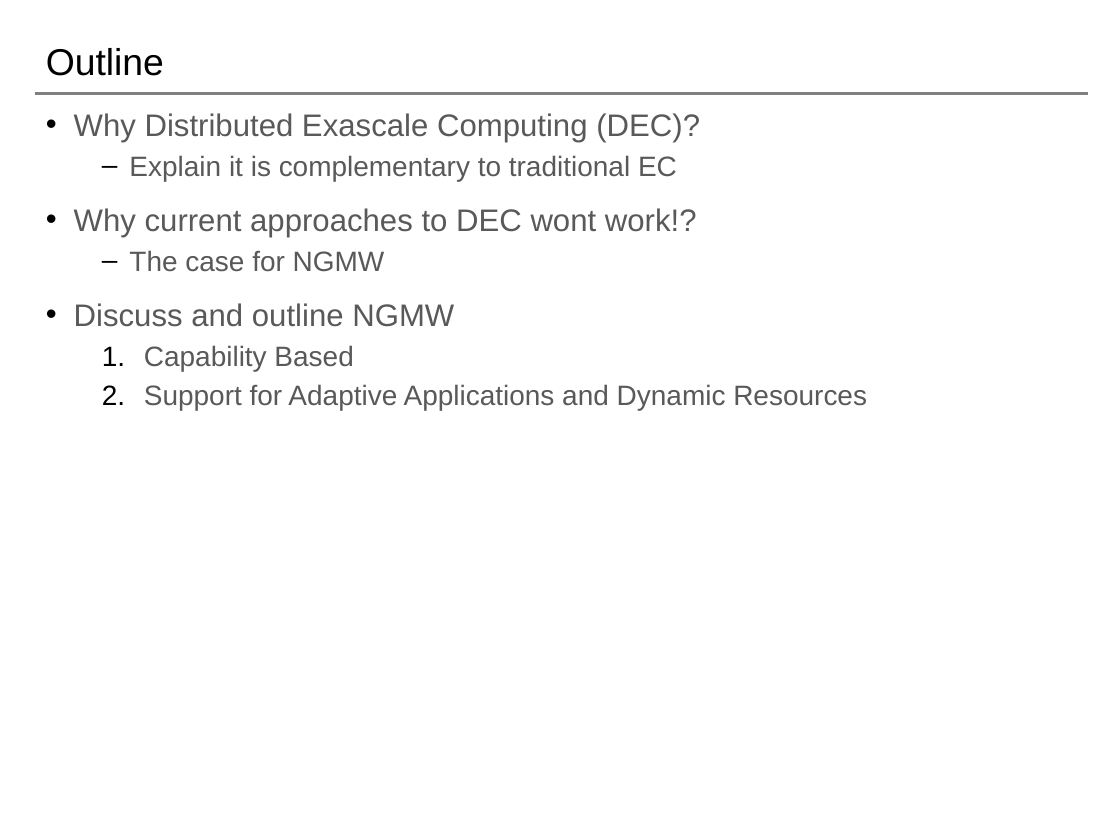
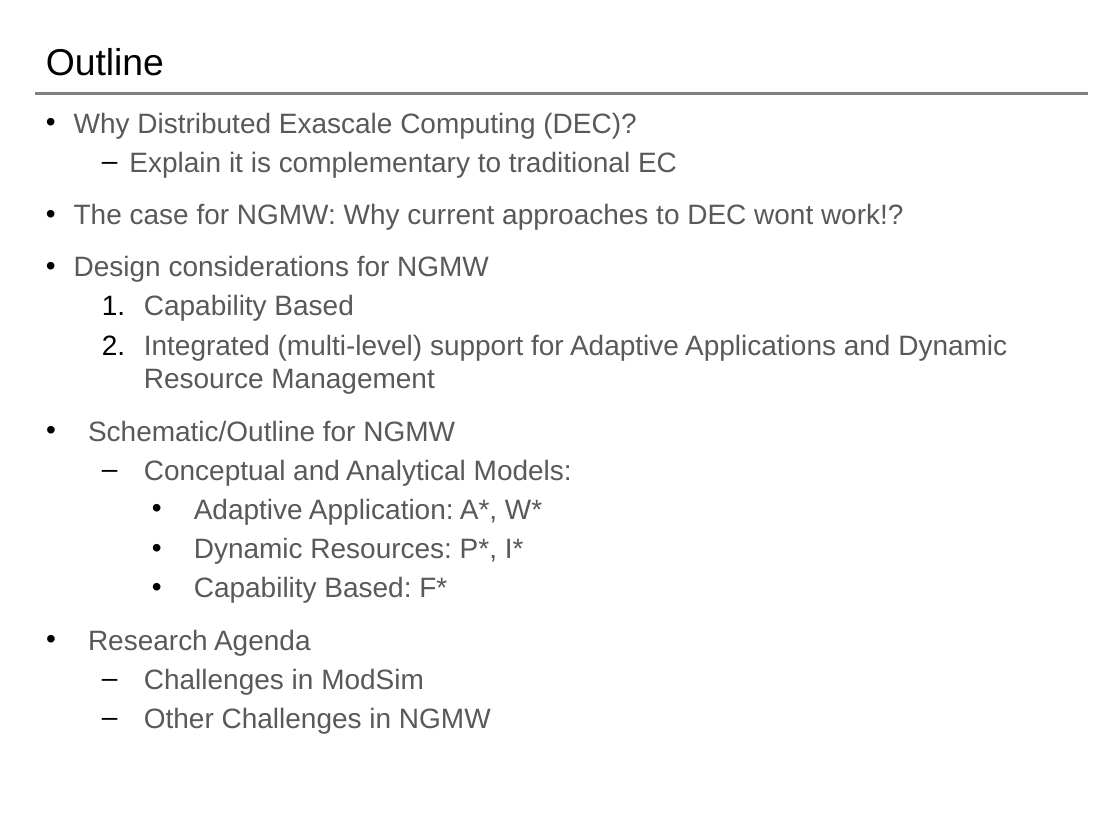
Before and after one commit to saga-project/NGMW, a slide deck: slide 2 of presentations/radical-modsim.pptx. Drawn at 1120x840 pixels with LibreOffice and Linux fonts; fonts in the diff are those of the drawing; background and template pictures are left out. Boxes give left, top, right and bottom in pixels: in the first picture for what was removed or moved away, otherwise in the second. Text is boxed around its words. In the diff, an @@ line names an element or a change of style, - is before the commit and + after.

Commit message:
update

```diff
--- a/presentations/radical-modsim.pptx
+++ b/presentations/radical-modsim.pptx
@@ text at (74, 112, 636, 138): size 20 to 18 pt in "Why Distributed Exascale Computing (DEC)?" @@
@@ text at (74, 203, 903, 281): text changed; size 20 to 18 pt @@
-• Why current approaches to DEC wont work!?
-  – The case for NGMW
-• Discuss and outline NGMW
+  • The case for NGMW: Why current approaches to DEC wont work!?
+• Design considerations for NGMW
@@ text at (88, 334, 1007, 733): text changed @@
-  2. Support for Adaptive Applications and Dynamic Resources
+  2. Integrated (multi-level) support for Adaptive Applications and Dynamic Resource Management
+• Schematic/Outline for NGMW
+  – Conceptual and Analytical Models:
+    • Adaptive Application: A*, W*
+    • Dynamic Resources: P*, I*
+    • Capability Based: F*
+• Research Agenda
+  – Challenges in ModSim
+  – Other Challenges in NGMW
```
Also in this commit, not shown: 4 other slides changed, 1 slide added.
